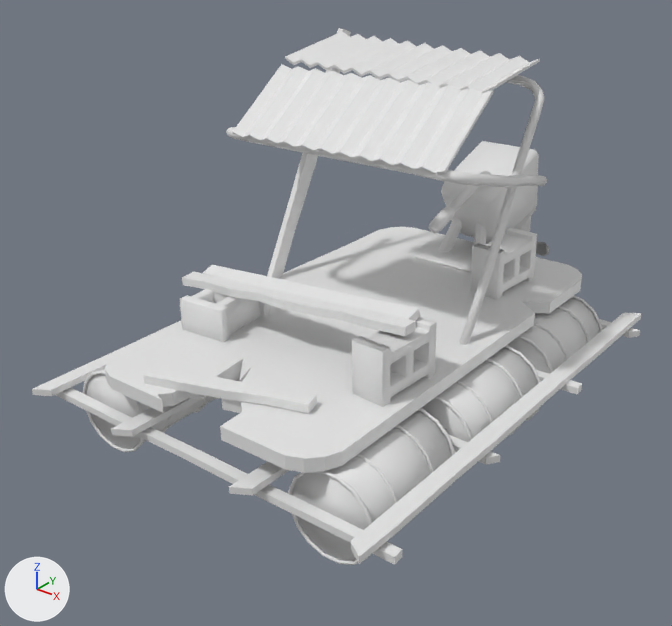
What one commit did to the FBX model content/dota_addons/battleships_traders/models/pontoon_haw.fbx.
Both versions are drawn from a camera (50 mm lens) standing at (12.75, -15.74, 12.34) and looking at (-0.55, 0.89, 2.03). Lighting does not change. The marker at lower left points along +X, +Y and +Z.
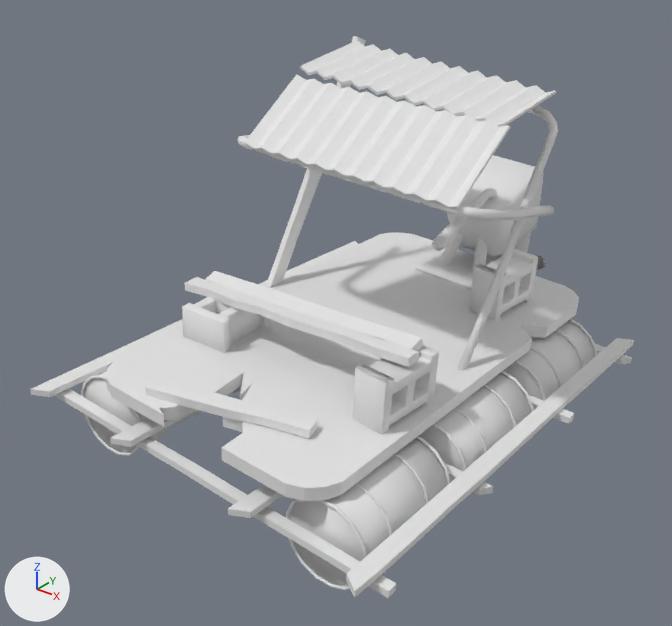
Boxes [x1, y1, x2, y2] around the edits, measured in the pictures (672 x 626 px):
'Circle', moved, turned: before [105, 218, 582, 473]; after [106, 231, 579, 501]
'Plane.004', moved, turned: before [32, 28, 641, 565]; after [30, 36, 634, 598]
'Plane.006', moved, turned: before [233, 64, 493, 175]; after [244, 74, 510, 209]
'Plane.007', moved, turned: before [179, 227, 537, 407]; after [182, 248, 538, 435]
'Torus.000', moved, turned: before [288, 408, 455, 565]; after [286, 436, 451, 590]
'Plane.005', moved, turned: before [285, 32, 540, 93]; after [300, 40, 557, 127]
'Cylinder.004', moved, turned: before [428, 141, 539, 244]; after [432, 155, 544, 261]
'Torus.002', moved, turned: before [421, 345, 541, 442]; after [419, 371, 534, 471]
'Torus.001', moved, turned: before [507, 295, 602, 407]; after [503, 319, 597, 401]
'Cylinder', moved, turned: before [459, 75, 544, 345]; after [458, 105, 558, 370]
'Cylinder.001', moved, turned: before [226, 127, 547, 187]; after [237, 135, 554, 221]
'Torus.004', moved, turned: before [82, 369, 220, 452]; after [81, 371, 200, 456]
'Circle.001', moved, turned: before [536, 242, 549, 256]; after [535, 255, 546, 270]

The edits, one by one:
Object 'Torus.000' (ob_torus_000) moves from (-0.08, -0.09, 0.62) to (-0.11, -0.02, 0.19).
Object 'Torus.000' (ob_torus_000) turns from (0.1, -1.3, 1.5) to (0, 3.5, 0.3) degrees about x, y and z.
Object 'Cylinder' (ob_cylinder) moves from (0.03, 0.0, 0.61) to (-0.09, 0.0, 0.19).
Object 'Cylinder' (ob_cylinder) turns from (0, -1.3, 0) to (0, 3.5, 0) degrees about x, y and z.
Object 'Plane.004' (ob_plane_004) moves from (0.03, 0.0, 0.61) to (-0.09, 0.0, 0.19).
Object 'Plane.004' (ob_plane_004) turns from (0, -1.3, 0) to (0, 3.5, 0) degrees about x, y and z.
Object 'Torus.001' (ob_torus_001) moves from (0.14, -0.11, 0.6) to (-0.07, -0.02, 0.18).
Object 'Torus.001' (ob_torus_001) turns from (0.2, -1.3, 1.8) to (0.1, 3.5, 0.3) degrees about x, y and z.
Object 'Cylinder.001' (ob_cylinder_001) moves from (0.02, 7.49, 1.05) to (-0.06, 7.49, 0.62).
Object 'Cylinder.001' (ob_cylinder_001) turns from (77, -1.3, 0) to (77, 3.5, 0) degrees about x, y and z.
Object 'Torus.004' (ob_torus_004) moves from (-0.19, 0.17, 0.58) to (-0.25, 0.13, 0.18).
Object 'Torus.004' (ob_torus_004) turns from (-0.4, -1.3, 3) to (-0.1, 3.5, 2.2) degrees about x, y and z.
Object 'Plane.005' (ob_plane_005) moves from (-0.12, -4.15, 7.33) to (0.32, -4.15, 6.9).
Object 'Plane.005' (ob_plane_005) turns from (-54, -1.3, 0) to (-54, 3.5, 0) degrees about x, y and z.
Object 'Cylinder.004' (ob_cylinder_004) moves from (0.09, 1.35, -1.4) to (-0.2, 1.35, -1.83).
Object 'Cylinder.004' (ob_cylinder_004) turns from (19, -1.3, 0.1) to (19, 3.5, 0.1) degrees about x, y and z.
Object 'Plane.007' (ob_plane_007) moves from (0.03, 0.0, 0.61) to (-0.09, 0.0, 0.19).
Object 'Plane.007' (ob_plane_007) turns from (0, -1.3, 0) to (0, 3.5, 0) degrees about x, y and z.
Object 'Torus.002' (ob_torus_002) moves from (0.05, 0.1, 0.61) to (-0.08, 0.07, 0.19).
Object 'Torus.002' (ob_torus_002) turns from (0.2, -1.3, -1.6) to (0, 3.5, -1.1) degrees about x, y and z.
Object 'Plane.006' (ob_plane_006) moves from (-0.19, 8.44, 10.11) to (0.49, 8.44, 9.67).
Object 'Plane.006' (ob_plane_006) turns from (138, -1.3, 0) to (138, 3.5, 0) degrees about x, y and z.
Object 'Circle.001' (ob_circle_001) moves from (0.09, 1.35, -1.4) to (-0.2, 1.35, -1.83).
Object 'Circle.001' (ob_circle_001) turns from (19, -1.3, 0.1) to (19, 3.5, 0.1) degrees about x, y and z.
Object 'Circle' (ob_circle) moves from (0.03, 0.0, 0.61) to (-0.09, 0.0, 0.19).
Object 'Circle' (ob_circle) turns from (0, -1.3, 0) to (0, 3.5, 0) degrees about x, y and z.
